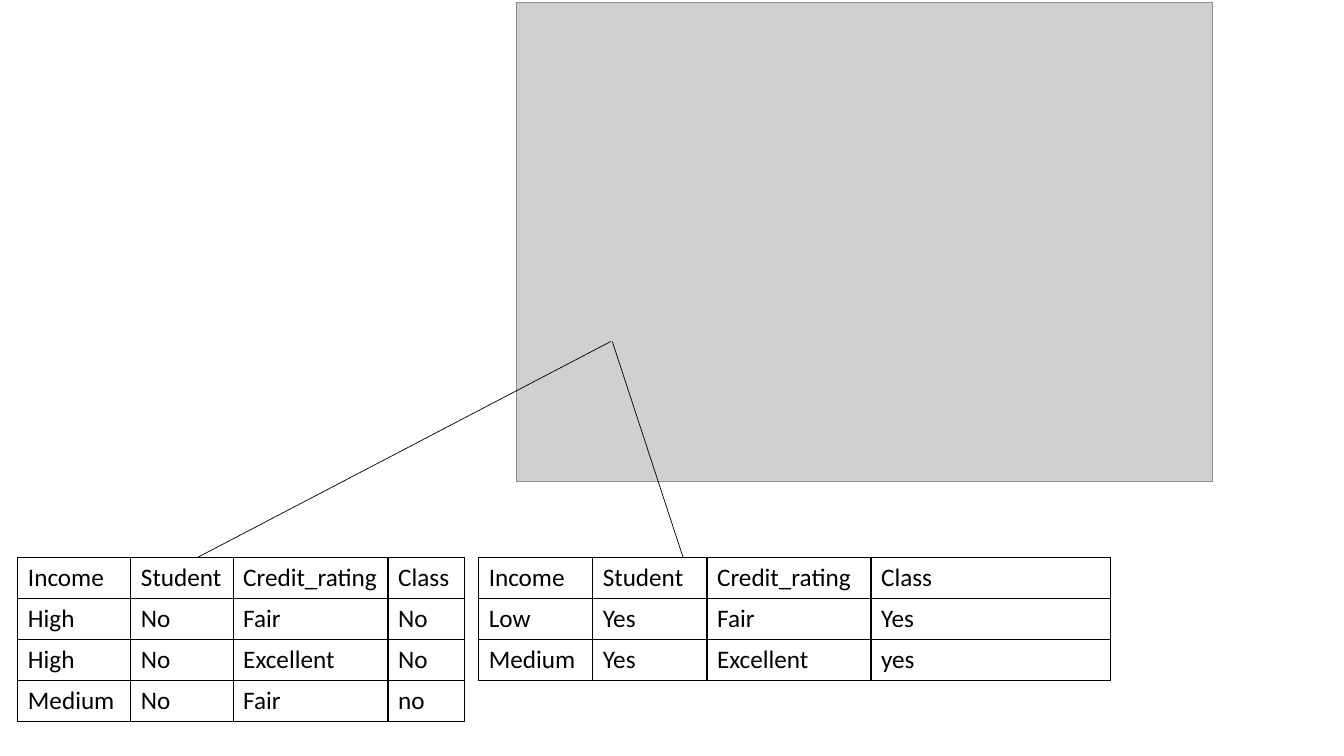
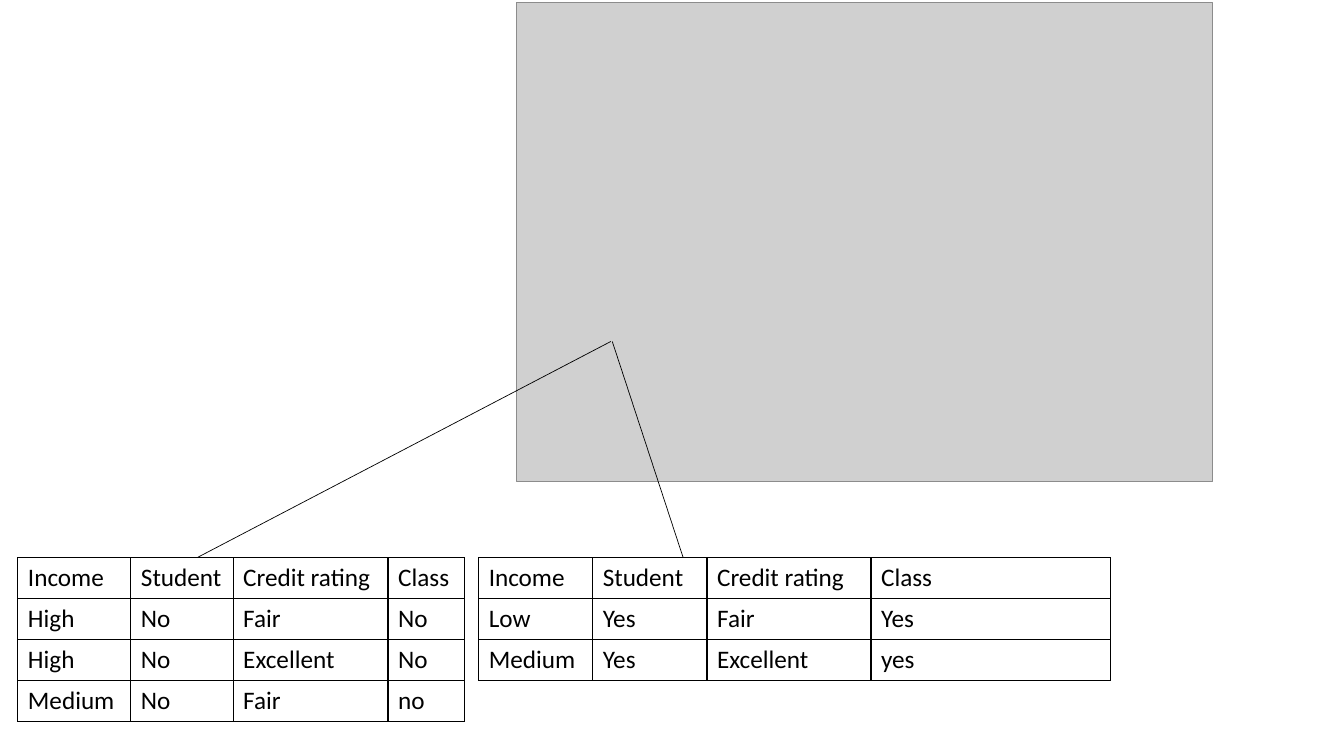
Before and after one commit to skysumitkumar/Du_Mca, a slide deck: slide 53 of 3rd_semester/Data_Science_with_python/PPT/Unit_3/Confusion_matrix_And_Decision_tree.pptx. Drawn at 1344x756 pixels with LibreOffice and Linux fonts; fonts in the diff are those of the drawing; grey boxes stand for pictures. Boxes give left, top, right and bottom in pixels: in the first picture for what was removed or moved away, otherwise in the second. Text is boxed around its words. In the diff, an @@ line names an element or a change of style, - is before the commit and + after.

```diff
--- a/3rd_semester/Data_Science_with_python/PPT/Unit_3/Confusion_matrix_And_Decision_tree.pptx
+++ b/3rd_semester/Data_Science_with_python/PPT/Unit_3/Confusion_matrix_And_Decision_tree.pptx
@@ table at box(18, 558, 465, 721) @@
-row 1, column 3: Credit_rating
+row 1, column 3: Credit rating
@@ table at box(479, 558, 1110, 681) @@
-row 1, column 3: Credit_rating
+row 1, column 3: Credit rating
```
Also in this commit, not shown: 8 other slides changed, 2 other files.
